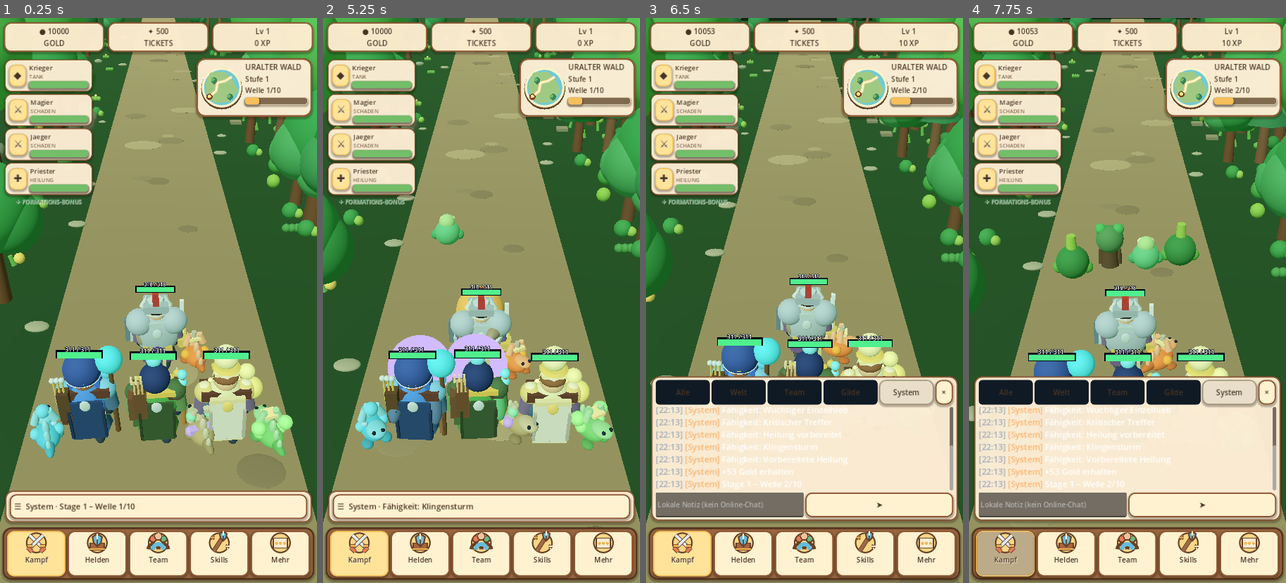
Above: before the commit, frames 1-4 (left to right).
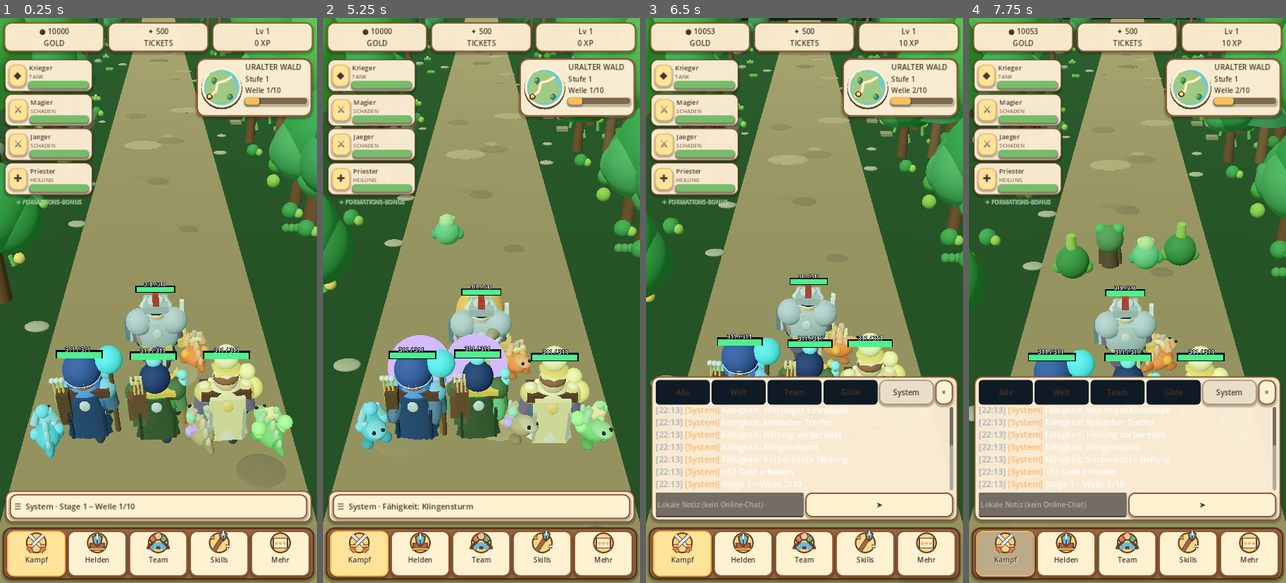
Above: after the commit, the same moments.

Repository: xynewageyx/TitanLegend
Game: Godot game, scene res://scenes/main.tscn
The game is run twice, just before and just after one commit, with the same random seed, the same clock (stepped at 60 frames per second) and the same inputs.
Inputs (mouse positions are in pixels of both pictures, inside the frame that each line leads up to):
- Up to frame 1 (0.25 s): no input
- Up to frame 2 (5.25 s): click "☰ System · Stage 1 – Welle 1/…" at 0.5 s; click "Welt" at 1.25 s; click "Alle" at 2 s; click "Team" at 2.75 s; click "Gilde" at 3.5 s; click "System" at 4.25 s; click "×" at 5 s
- Up to frame 3 (6.5 s): click "☰ System · Stage 1 – Welle 2/…" at 5.75 s
- Up to frame 4 (7.75 s): click "➤" at 6.5 s; click (1003, 554) at 7.25 s

The runs differ from the first frame. In frame 1, 0.7% of the frame differs, in the area x 21-79%, y 66-75%; in frame 2, 0.8%, in the area x 22-79%, y 66-76%; in frame 3, less than 0.1%; in frame 4, less than 0.1%.

Commit message:
Replace boxy hero back cloaks with curved tapered capes

Diff:
--- a/scripts/hero_silhouette_v2.gd
+++ b/scripts/hero_silhouette_v2.gd
@@ -37,7 +37,19 @@
   ]
   var cloak_classes: Array[int] = [1, 2, 3, 4, 6, 7, 8, 9]
   var cloak: Color = cloak_colors[cloak_classes.find(class_id)]
-  _box(hero, Vector3(0.83, 1.23, 0.07), Vector3(0, 0.96, 0.43), cloak)
+  # Curved cloth panel replaces the conspicuous rectangular backpack silhouette.
+  var cape_mesh := CylinderMesh.new()
+  cape_mesh.height = 1.25
+  cape_mesh.top_radius = 0.32
+  cape_mesh.bottom_radius = 0.57
+  cape_mesh.radial_segments = 9
+  var cape := MeshInstance3D.new()
+  cape.name = "HeroCape"
+  cape.mesh = cape_mesh
+  cape.material_override = VisualFactory.material(cloak)
+  cape.position = Vector3(0, 0.99, 0.29)
+  cape.scale.z = 0.34
+  hero.add_child(cape)
   for side in [-1.0, 1.0]:
    _box(hero, Vector3(0.07, 0.9, 0.11), Vector3(side * 0.41, 0.91, 0.48), cloak.darkened(0.23))
  match class_id:
